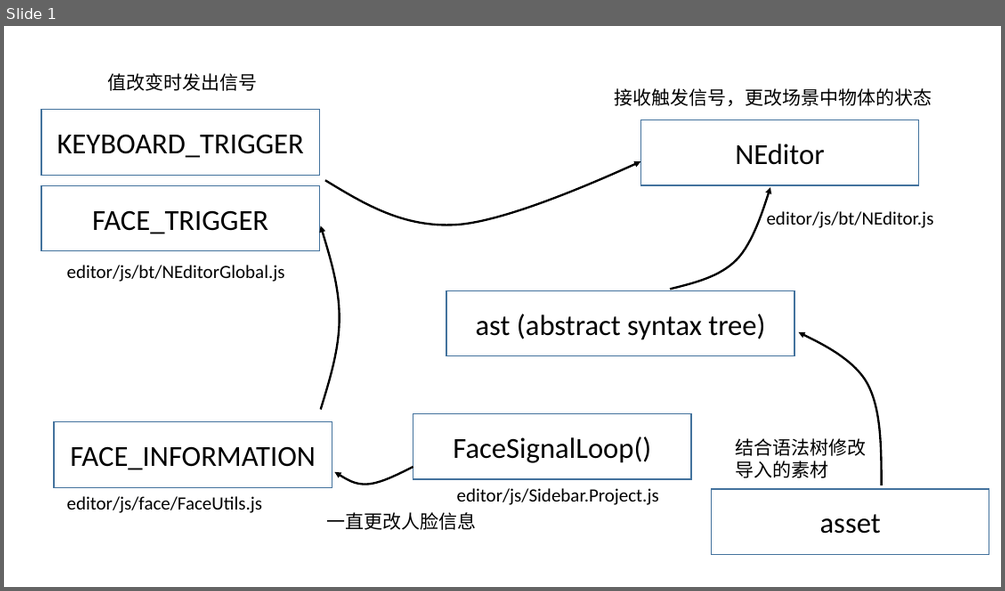
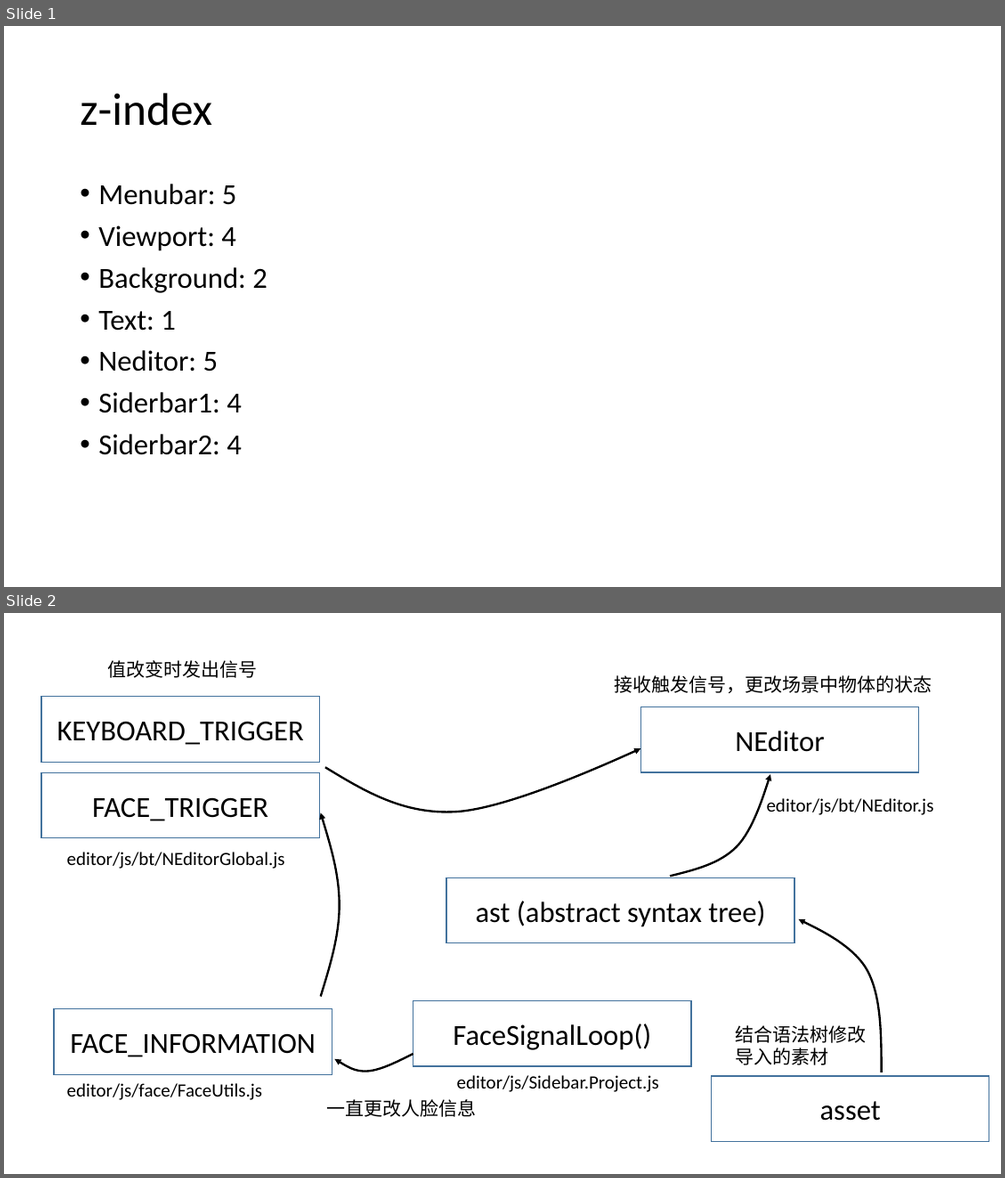
Before and after one commit to zhaozj89/Live-Emoji, a slide deck: doc/diagram.pptx. Shown one above the other, each under a label of ours: slide 1 before the commit, slides 1 and 2 after it. The pictures are 1005x591 and 1005x1178 pixels, drawn with LibreOffice and Linux fonts; fonts in the diff are those of the drawing. Boxes give left, top, right and bottom in pixels: in the first picture for what was removed or moved away, otherwise in the second. Text is boxed around its words. In the diff, an @@ line names an element or a change of style, - is before the commit and + after.

```diff
--- a/doc/diagram.pptx
+++ b/doc/diagram.pptx
@@ slide 1 added at bbox=[4, 26, 1001, 587], background #FFFFFF @@
@@ title added at bbox=[80, 93, 212, 126], 44 pt, text #000000 @@
+z-index
@@ text added at bbox=[98, 184, 267, 455], 28 pt, text #000000 @@
+• Menubar: 5
+• Viewport: 4
+• Background: 2
+• Text: 1
+• Neditor: 5
+• Siderbar1: 4
+• Siderbar2: 4
@@ what was slide 1 is now slide 2 @@
```
Also in this commit, not shown: 16 other files.
